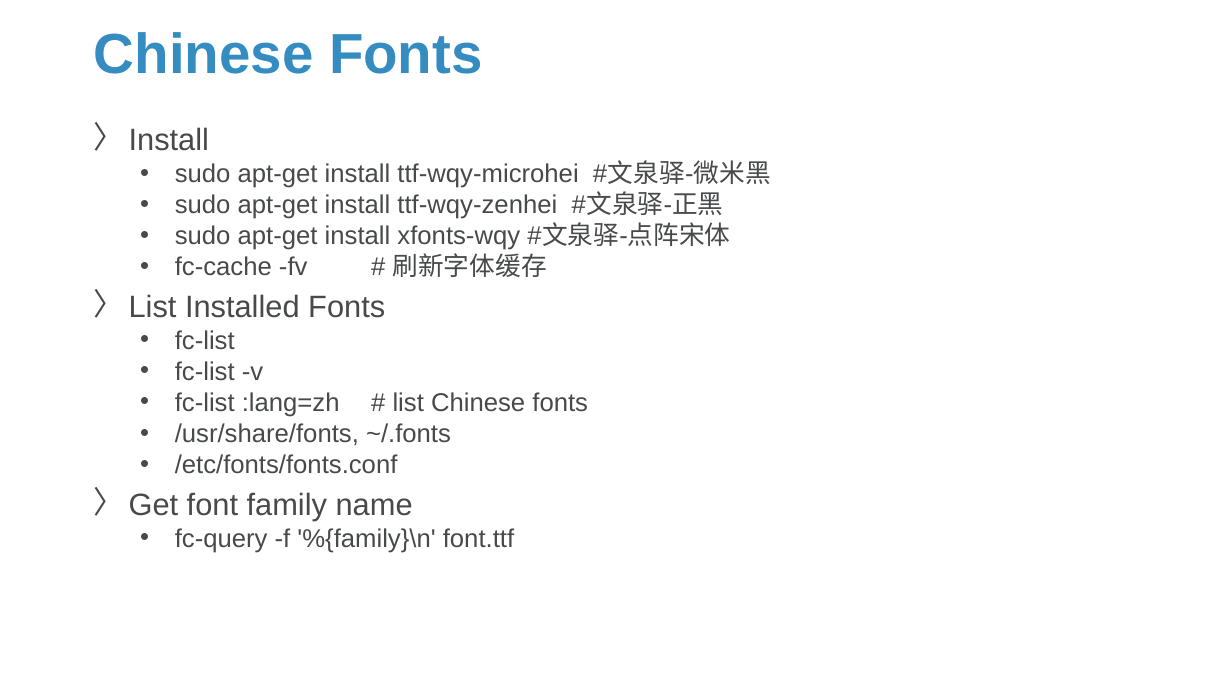
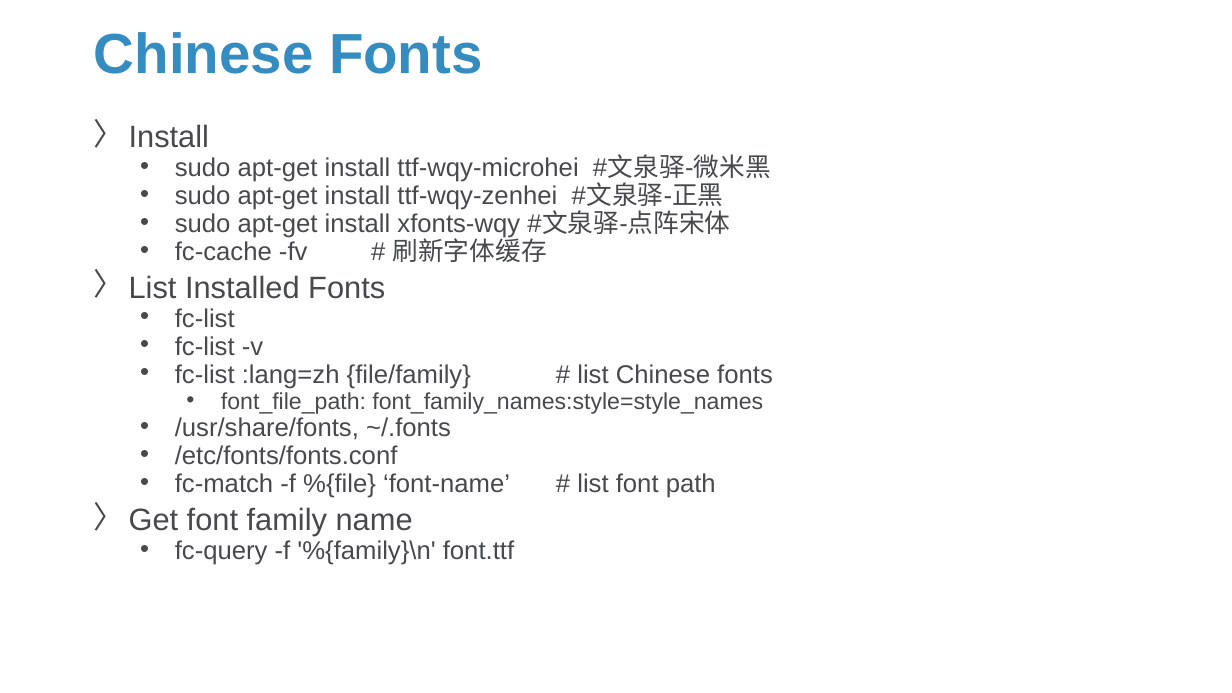
Before and after one commit to Sparks-Lu/TechNotes, a slide deck: slide 5 of Linux/Linux_Notes.pptx (slide 3 before the commit). Drawn at 1232x693 pixels with LibreOffice and Linux fonts; fonts in the diff are those of the drawing; background and template pictures are left out. Boxes give left, top, right and bottom in pixels: in the first picture for what was removed or moved away, otherwise in the second. Text is boxed around its words. In the diff, an @@ line names an element or a change of style, - is before the commit and + after.

```diff
--- a/Linux/Linux_Notes.pptx
+++ b/Linux/Linux_Notes.pptx
@@ text at [129,124,771,565]: line spacing 0.8 to 0.7 @@
@@ text at [175,364,773,389]: text changed; size 20 to 18 pt @@
-  • fc-list :lang=zh # list Chinese fonts
+  • fc-list :lang=zh {file/family} # list Chinese fonts
+    • font_file_path: font_family_names:style=style_names
@@ text at [175,473,716,498]: paragraph added @@
+  • fc-match -f %{file} ‘font-name’ # list font path
```
Also in this commit, not shown: 18 other slides changed, 11 slides added, 16 other files.
